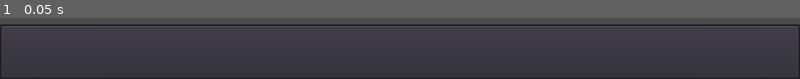
Above: before the commit, frame 1.
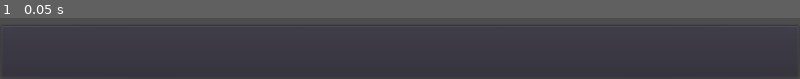
Above: after the commit, the same moment.

Repository: killicolin/SCI-GJ-3
Game: Godot game, scene res://UI/InGameUi.tscn
Same seed, same stepped clock (60 frames per second), same inputs: the game is played once before the commit and once after it. This scene is started directly instead of the project's main scene.
Inputs:
- Up to frame 1 (0.05 s): no input

The runs differ from the first frame. In frame 1, 3.5% of the frame differs, in the area x 0-100%, y 9-100%.

Commit message:
[feat] add ui for qte and power use

Diff:
--- a/UI/InGameUi.tscn
+++ b/UI/InGameUi.tscn
@@ -5,22 +5,6 @@
 anchor_right = 1.0
 anchor_bottom = 1.0
 margin_top = -70.0
-
-[node name="Panel" type="Panel" parent="."]
-anchor_right = 1.0
-anchor_bottom = 1.0
-
-[node name="HFlowContainer" type="HFlowContainer" parent="."]
-visible = false
-anchor_left = 0.5
-anchor_top = 0.5
-anchor_right = 0.5
-anchor_bottom = 0.5
-margin_left = -502.0
-margin_top = -25.0
-margin_right = 502.0
-margin_bottom = 25.0
-custom_constants/hseparation = 44
 
 [node name="PanelContainer" type="PanelContainer" parent="."]
 anchor_right = 1.0
--- /dev/null
+++ b/UI/PlayerPannelUI.gd
@@ -0,0 +1,27 @@
+extends HBoxContainer
+
+
+# Declare member variables here. Examples:
+# var a = 2
+# var b = "text"
+
+
+# Called when the node enters the scene tree for the first time.
+func _ready():
+	$PowerIcone.visible=true
+	$QTE.visible=false
+
+func set_player_label(player_number):
+	$Label.text="Player " + str(player_number) + " :"
+
+func player_is_down():
+	$PowerIcone.visible=true
+	$QTE.visible=false
+
+func player_is_up():
+	$PowerIcone.visible=false
+	$QTE.visible=true
+
+# Called every frame. 'delta' is the elapsed time since the previous frame.
+#func _process(delta):
+#	pass
--- a/UI/PlayerPannelUI.tscn
+++ b/UI/PlayerPannelUI.tscn
@@ -1,8 +1,67 @@
-[gd_scene format=2]
+[gd_scene load_steps=4 format=2]
 
-[node name="Control" type="Control"]
+[ext_resource path="res://Sprite_Test/Carré_.png" type="Texture" id=1]
+[ext_resource path="res://icon.png" type="Texture" id=2]
+[ext_resource path="res://UI/PlayerPannelUI.gd" type="Script" id=3]
+
+[node name="Control" type="HBoxContainer"]
 anchor_right = 0.2
 anchor_bottom = 1.0
 margin_bottom = -500.0
 size_flags_horizontal = 3
 size_flags_vertical = 3
+alignment = 1
+script = ExtResource( 3 )
+
+[node name="Label" type="Label" parent="."]
+margin_top = 43.0
+margin_right = 74.0
+margin_bottom = 57.0
+size_flags_horizontal = 4
+size_flags_stretch_ratio = 0.75
+text = "PLAYER 01 :"
+align = 1
+valign = 1
+
+[node name="PowerIcone" type="HBoxContainer" parent="."]
+visible = false
+margin_left = 78.0
+margin_right = 142.0
+margin_bottom = 100.0
+size_flags_horizontal = 3
+size_flags_vertical = 3
+alignment = 1
+
+[node name="TextureRect" type="TextureRect" parent="PowerIcone"]
+margin_right = 64.0
+margin_bottom = 100.0
+size_flags_horizontal = 0
+size_flags_vertical = 5
+texture = ExtResource( 1 )
+stretch_mode = 6
+
+[node name="QTE" type="HBoxContainer" parent="."]
+margin_left = 78.0
+margin_top = 18.0
+margin_right = 278.0
+margin_bottom = 82.0
+size_flags_horizontal = 4
+size_flags_vertical = 4
+alignment = 1
+
+[node name="TextureRect" type="TextureRect" parent="QTE"]
+margin_right = 64.0
+margin_bottom = 64.0
+texture = ExtResource( 2 )
+
+[node name="TextureRect4" type="TextureRect" parent="QTE"]
+margin_left = 68.0
+margin_right = 132.0
+margin_bottom = 64.0
+texture = ExtResource( 2 )
+
+[node name="TextureRect5" type="TextureRect" parent="QTE"]
+margin_left = 136.0
+margin_right = 200.0
+margin_bottom = 64.0
+texture = ExtResource( 2 )
